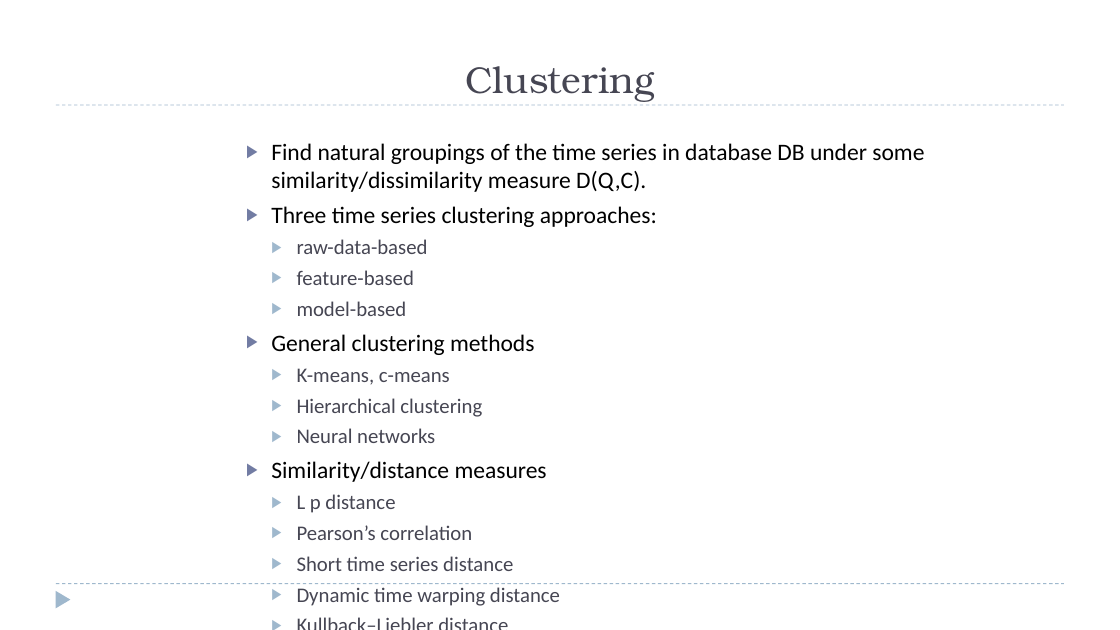
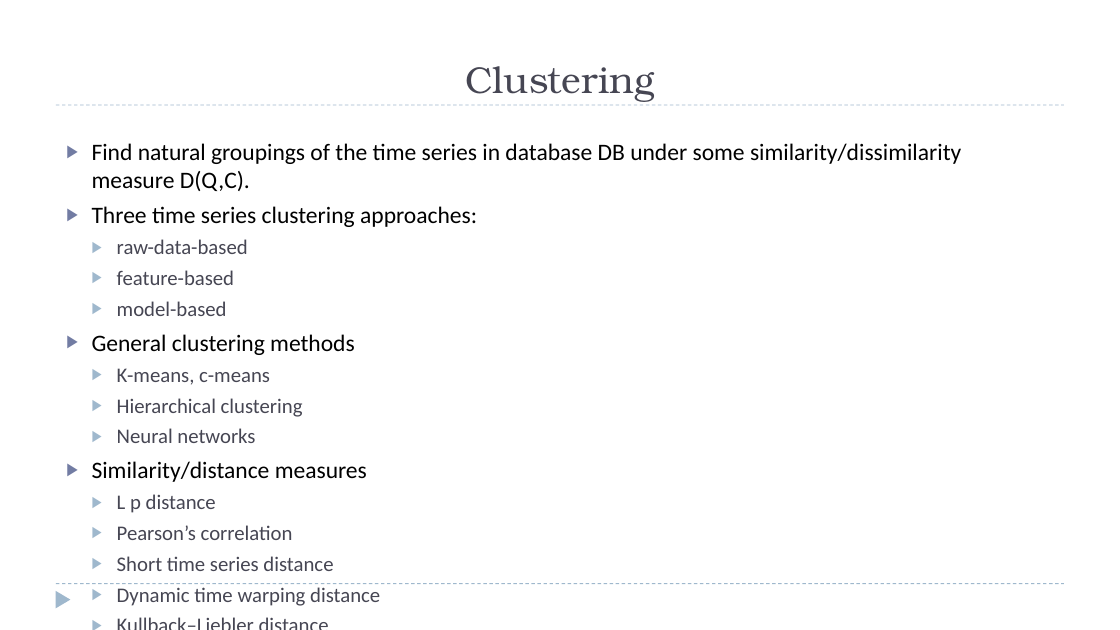
Before and after one commit to zixiaojindao/time-series-survey, a slide deck: slide 44 of slide/tsdm.pptx. Drawn at 1120x630 pixels with LibreOffice and Linux fonts; fonts in the diff are those of the drawing. Boxes give left, top, right and bottom in pixels: in the first picture for what was removed or moved away, otherwise in the second. Text is boxed around its words. In the diff, an @@ line names an element or a change of style, - is before the commit and + after.

```diff
--- a/slide/tsdm.pptx
+++ b/slide/tsdm.pptx
@@ text "Find natural groupings of the ..." rewrapped from (x1=271, y1=143, x2=924, y2=606) to (x1=92, y1=143, x2=961, y2=606) @@
```
Also in this commit, not shown: 5 other slides changed, 2 other files.
